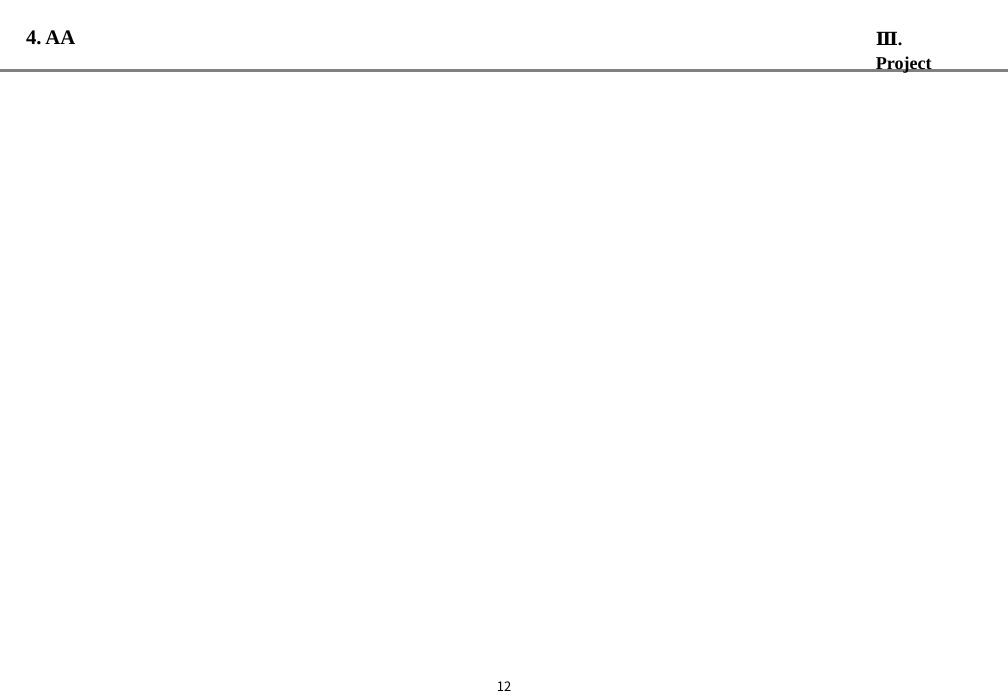
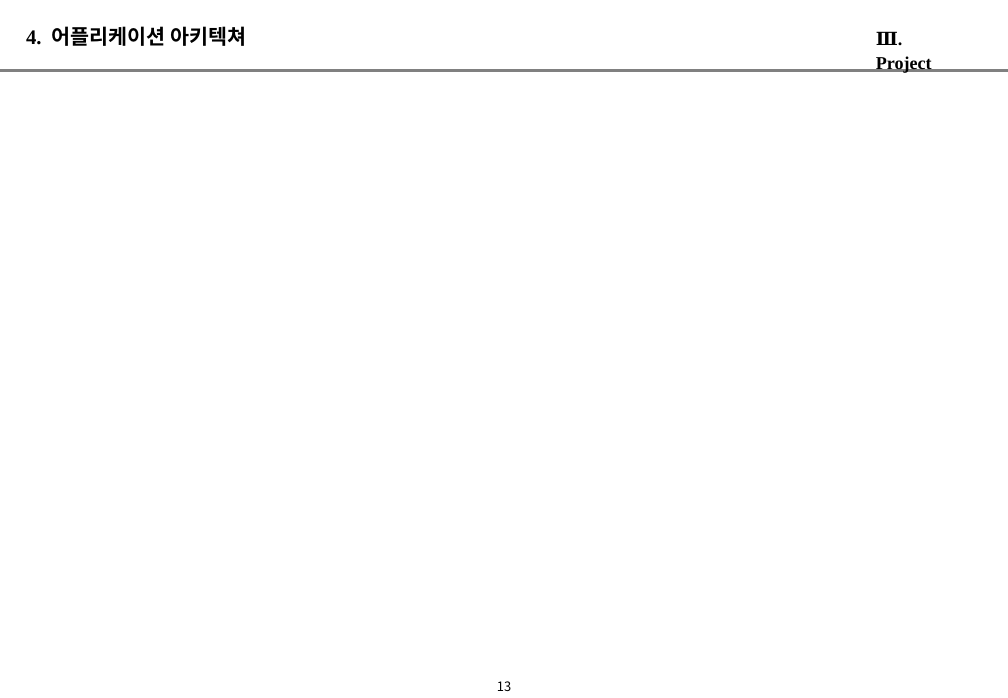
Before and after one commit to alladd/tcl2017, a slide deck: slide 14 of 51_발표PT자료/02_PT.pptx (slide 13 before the commit). Drawn at 1008x698 pixels with LibreOffice and Linux fonts; fonts in the diff are those of the drawing; background and template pictures are left out. Boxes give left, top, right and bottom in pixels: in the first picture for what was removed or moved away, otherwise in the second. Text is boxed around its words. In the diff, an @@ line names an element or a change of style, - is before the commit and + after.

```diff
--- a/51_발표PT자료/02_PT.pptx
+++ b/51_발표PT자료/02_PT.pptx
@@ text at [26,26,247,46]: text changed; font Times New Roman to Noto Sans CJK KR @@
-4. AA
+4. 어플리케이션 아키텍쳐
@@ page number at [497,681,511,691]: text changed @@
-12
+13
```
Also in this commit, not shown: 11 other slides changed, 5 slides added, 17 other files.
